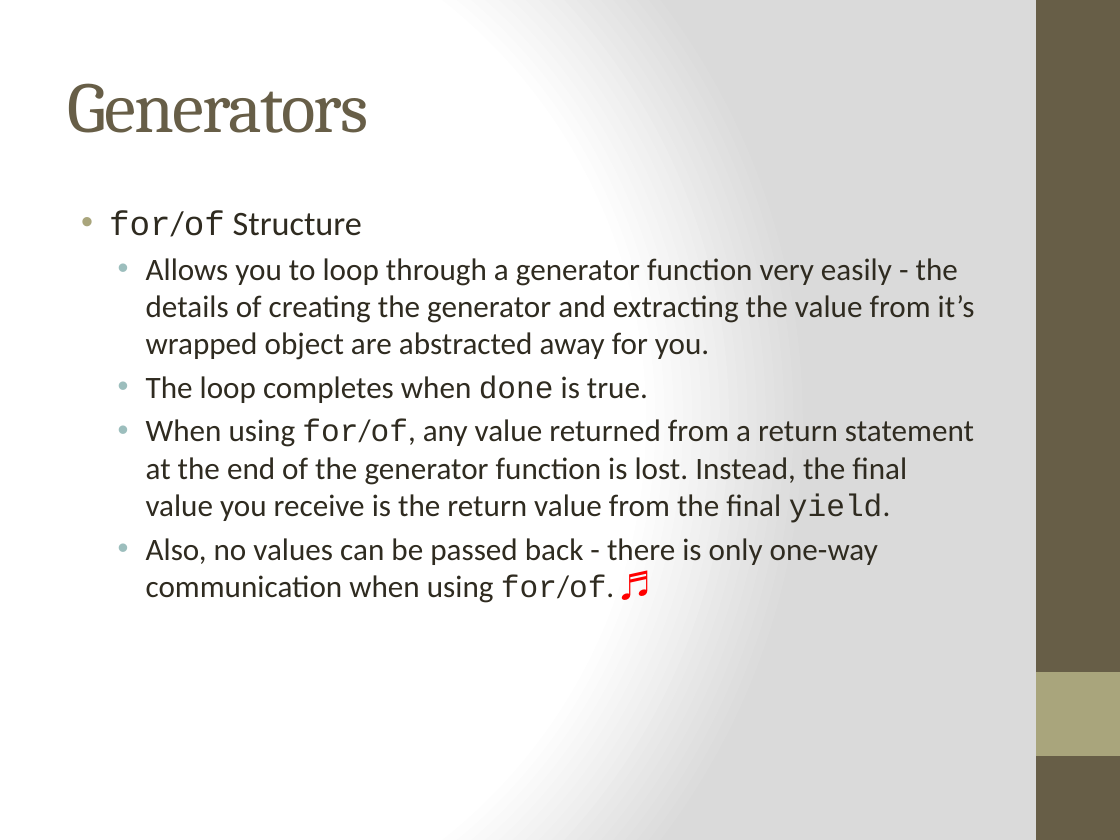
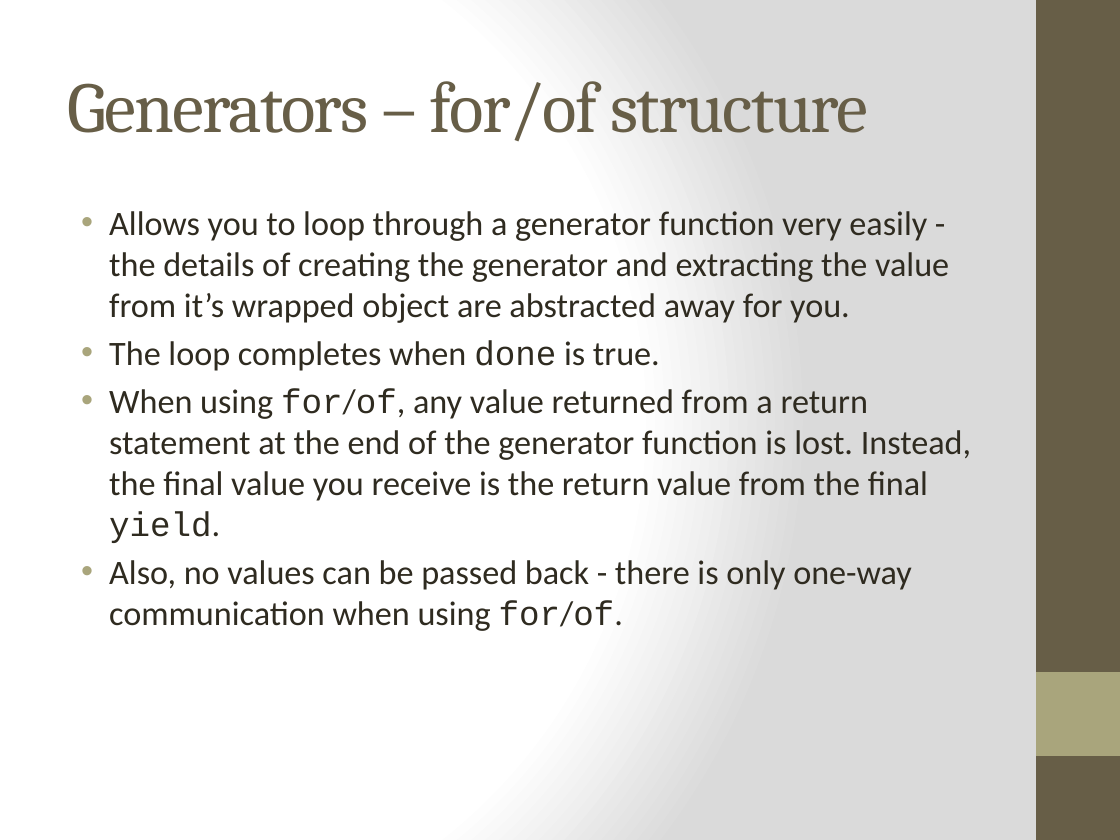
Before and after one commit to cheryly279/AsyncDiscussion, a slide deck: slide 32 of Async_Discussion_9_29_15.pptx. Drawn at 1120x840 pixels with LibreOffice and Linux fonts; fonts in the diff are those of the drawing. Boxes give left, top, right and bottom in pixels: in the first picture for what was removed or moved away, otherwise in the second. Text is boxed around its words. In the diff, an @@ line names an element or a change of style, - is before the commit and + after.

```diff
--- a/Async_Discussion_9_29_15.pptx
+++ b/Async_Discussion_9_29_15.pptx
@@ title at (67, 81, 867, 141): text changed @@
-Generators
+Generators – for/of structure
@@ text at (109, 210, 362, 237): paragraph removed @@
-• for/of Structure
@@ text at (109, 211, 971, 543): size 20 to 22 pt in "Allows you to loop through a generator ...", "The loop completes when done is true.", "When using for/of, any value returned from ..."; list level 2 to 1 in "Allows you to loop through ..."; bullet colour #9CBEBD to #A9A57C; list level 2 to 1 in "The loop completes when done ..."; list level 2 to 1 in "When using for/of, any value ..." @@
@@ text at (109, 560, 912, 631): text changed; size 20 to 22 pt @@
-  • Also, no values can be passed back - there is only one-way communication when using for/of. ♬
+• Also, no values can be passed back - there is only one-way communication when using for/of.
```
Also in this commit, not shown: 5 other slides changed, 1 slide added, 18 other files.
